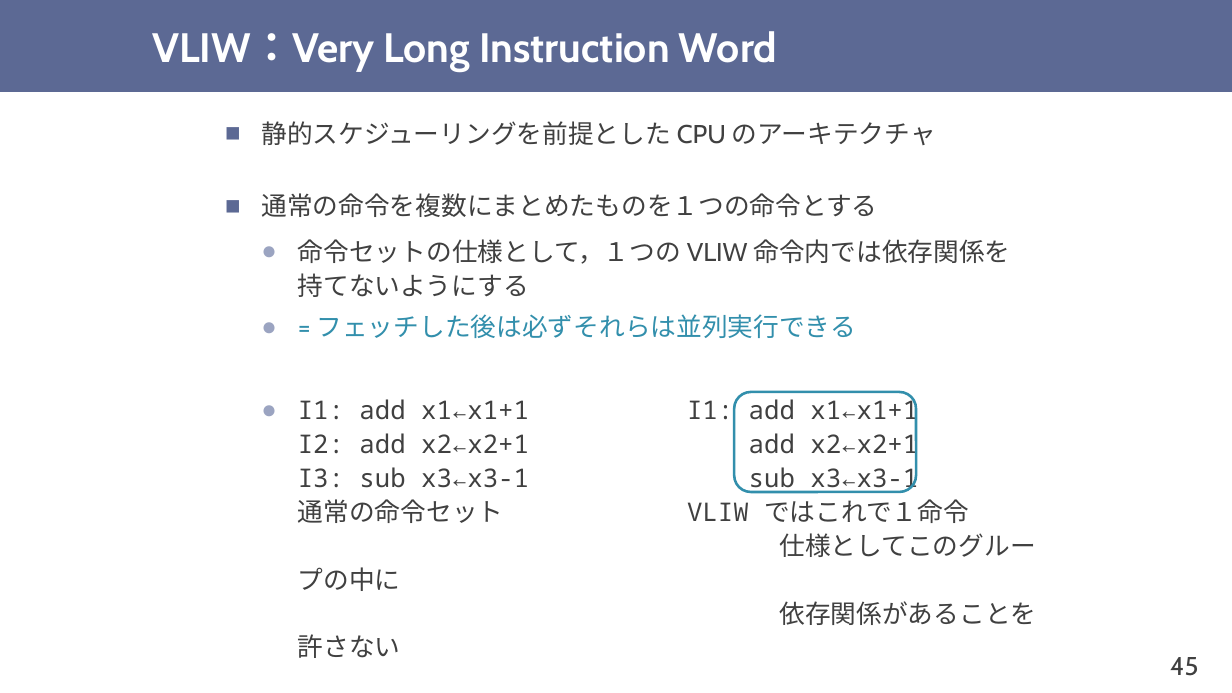
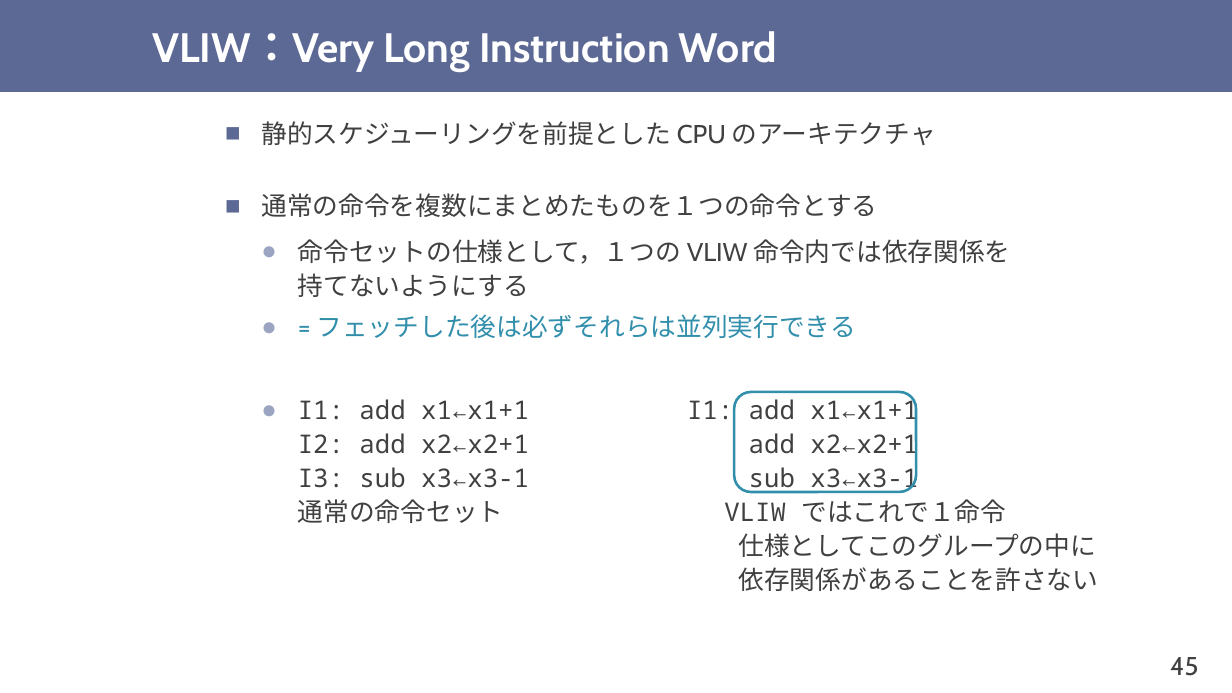
Before and after one commit to shioyadan/otya-computer-architecture-i, a slide deck: slide 45 of cai-shioya-07.pptx. Drawn at 1232x693 pixels with LibreOffice and Linux fonts; fonts in the diff are those of the drawing. Boxes give left, top, right and bottom in pixels: in the first picture for what was removed or moved away, otherwise in the second. Text is boxed around its words. In the diff, an @@ line names an element or a change of style, - is before the commit and + after.

```diff
--- a/cai-shioya-07.pptx
+++ b/cai-shioya-07.pptx
@@ text "静的スケジューリングを前提とした CPU のアーキテクチャ" rewrapped from box(261, 121, 1036, 625) to box(261, 121, 1098, 591) @@
```
Also in this commit, not shown: 1 other slide changed.
